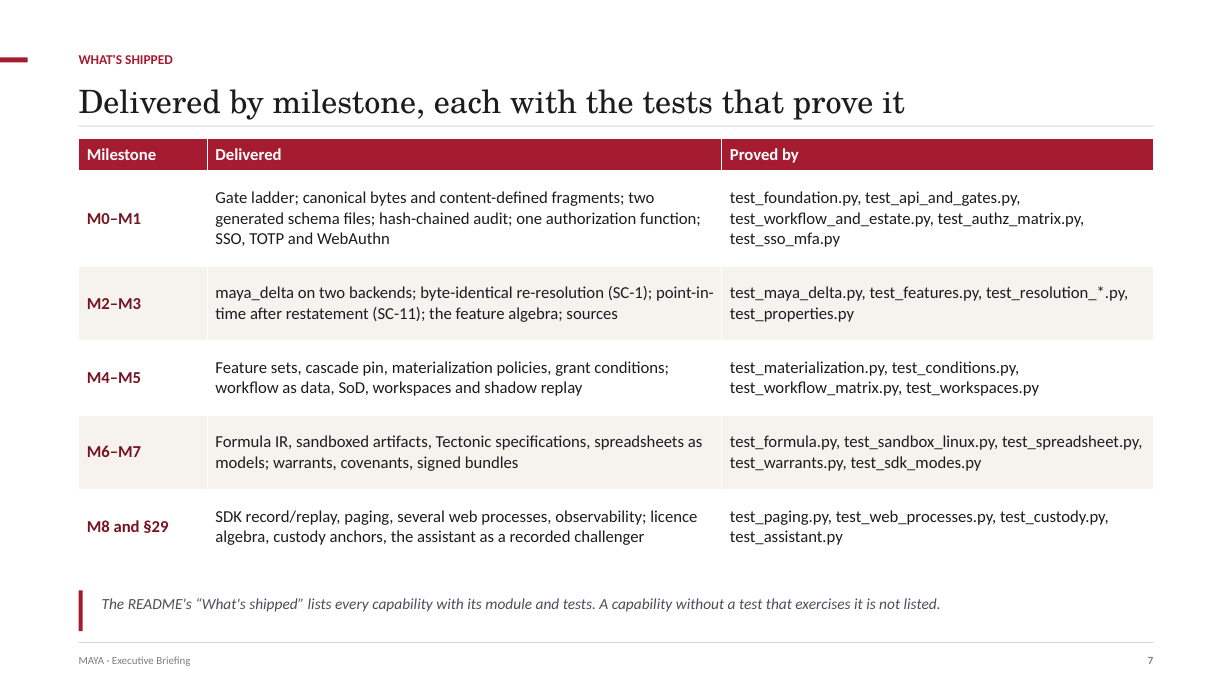
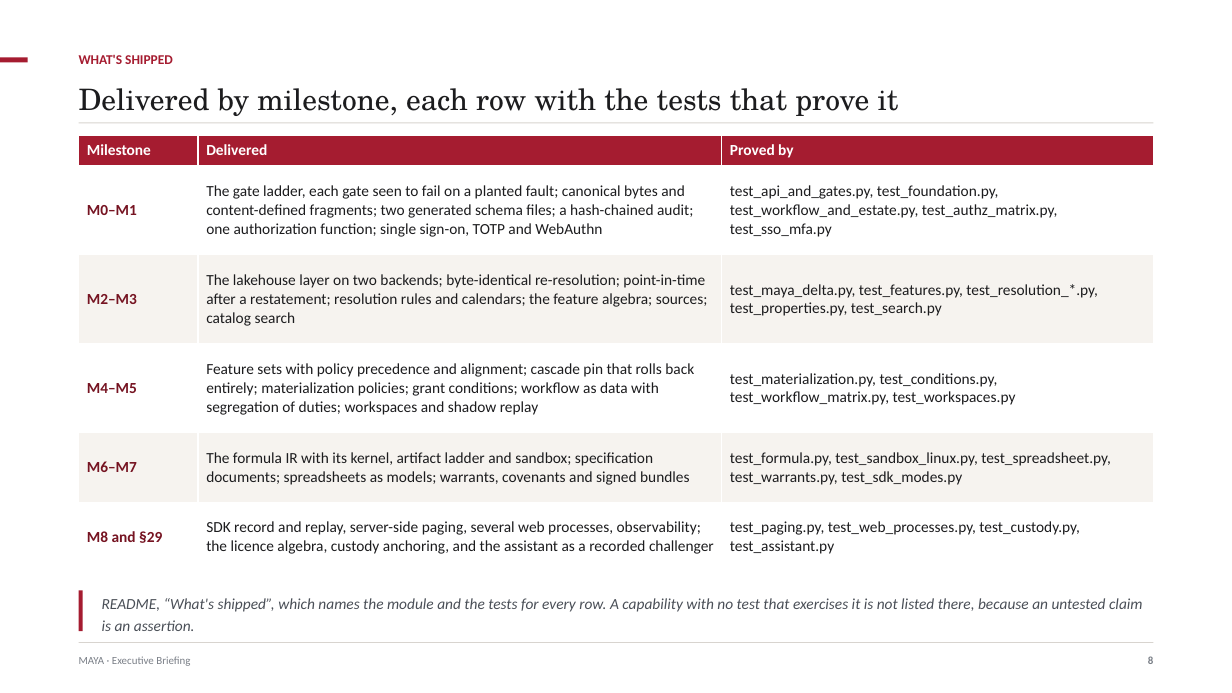
Before and after one commit to ajsinha/maya, a slide deck: slide 8 of docs/MAYA-Executive-Briefing.pptx (slide 7 before the commit). Drawn at 1232x693 pixels with LibreOffice and Linux fonts; fonts in the diff are those of the drawing. Boxes give left, top, right and bottom in pixels: in the first picture for what was removed or moved away, otherwise in the second. Text is boxed around its words. In the diff, an @@ line names an element or a change of style, - is before the commit and + after.

Commit message:
Three decks that tell the product, not the paper
The Concepts and Formalism deck walked the research paper and marked each
construction with what MAYA implements. That is commentary on a document,
not an account of a product: a reader who wanted to know what MAYA does
had to care first about what the paper claims. It is deleted, its module
with it, and the theory now lives only in the paper.

In its place MAYA-Capabilities: what the platform does, ending with one
model carried the whole way -- IFRS 9 expected credit loss, three members
and a combiner, the contract that could not see the combiner's own
parameters, the four places MAYA said no, and the finding the study
refused to flatter, that at portfolio level the allowance is 2.67 times
the loss. A worked example is what makes it a story rather than a list.

The other two are rewritten against the code rather than edited. What the
old decks had got wrong, and now say correctly: fifteen feature operators,
not twelve; six covenant kinds, not five; five rungs of the artifact
ladder gate and the sixth records a warning; MAYA evaluates the formula IR
in process and refuses a declared black box outright rather than scoring
it; fragments are chunked in rows, not bytes; seven capacity targets are
met and one is not met reliably; nine case studies are built, not eleven.
There is no committee primitive, so the slides say approval thresholds.

```diff
--- a/docs/MAYA-Executive-Briefing.pptx
+++ b/docs/MAYA-Executive-Briefing.pptx
@@ text at box(79, 88, 899, 116): text changed; size 25 to 23 pt @@
-Delivered by milestone, each with the tests that prove it
+Delivered by milestone, each row with the tests that prove it
@@ table at box(79, 135, 1153, 572) @@
-row 2, column 2: Gate ladder; canonical bytes and content-defined fragments; two generated schema files; hash-chained audit; one authorization function; SSO, TOTP and WebAuthn
+row 2, column 2: The gate ladder, each gate seen to fail on a planted fault; canonical bytes and content-defined fragments; two generated schema files; a hash-chained audit; one authorization function; single sign-on, TOTP and WebAuthn
-row 2, column 3: test_foundation.py, test_api_and_gates.py, test_workflow_and_estate.py, test_authz_matrix.py, test_sso_mfa.py
+row 2, column 3: test_api_and_gates.py, test_foundation.py, test_workflow_and_estate.py, test_authz_matrix.py, test_sso_mfa.py
-row 3, column 2: maya_delta on two backends; byte-identical re-resolution (SC-1); point-in-time after restatement (SC-11); the feature algebra; sources
+row 3, column 2: The lakehouse layer on two backends; byte-identical re-resolution; point-in-time after a restatement; resolution rules and calendars; the feature algebra; sources; catalog search
-row 3, column 3: test_maya_delta.py, test_features.py, test_resolution_*.py, test_properties.py
+row 3, column 3: test_maya_delta.py, test_features.py, test_resolution_*.py, test_properties.py, test_search.py
-row 4, column 2: Feature sets, cascade pin, materialization policies, grant conditions; workflow as data, SoD, workspaces and shadow replay
+row 4, column 2: Feature sets with policy precedence and alignment; cascade pin that rolls back entirely; materialization policies; grant conditions; workflow as data with segregation of duties; workspaces and shadow replay
-row 5, column 2: Formula IR, sandboxed artifacts, Tectonic specifications, spreadsheets as models; warrants, covenants, signed bundles
+row 5, column 2: The formula IR with its kernel, artifact ladder and sandbox; specification documents; spreadsheets as models; warrants, covenants and signed bundles
-row 6, column 2: SDK record/replay, paging, several web processes, observability; licence algebra, custody anchors, the assistant as a recorded challenger
+row 6, column 2: SDK record and replay, server-side paging, several web processes, observability; the licence algebra, custody anchoring, and the assistant as a recorded challenger
@@ size 13 to 12 pt in "Milestone", "Delivered", "Proved by", "M0–M1" and 7 more places @@
@@ table: place and size @@
-table at box(79, 139, 1153, 564)
+table at box(79, 135, 1153, 572)
@@ rectangle: place and size @@
-rectangle at box(79, 126, 1153, 127)
+rectangle at box(79, 122, 1153, 123)
@@ text at box(102, 598, 1143, 631): text changed @@
-The README's “What's shipped” lists every capability with its module and tests. A capability without a test that exercises it is not listed.
+README, “What's shipped”, which names the module and the tests for every row. A capability with no test that exercises it is not listed there, because an untested claim is an assertion.
@@ text at box(1148, 656, 1154, 664): text changed @@
-7
+8
```
Also in this commit, not shown: 15 other slides changed, 2 slides added, 12 other files.
